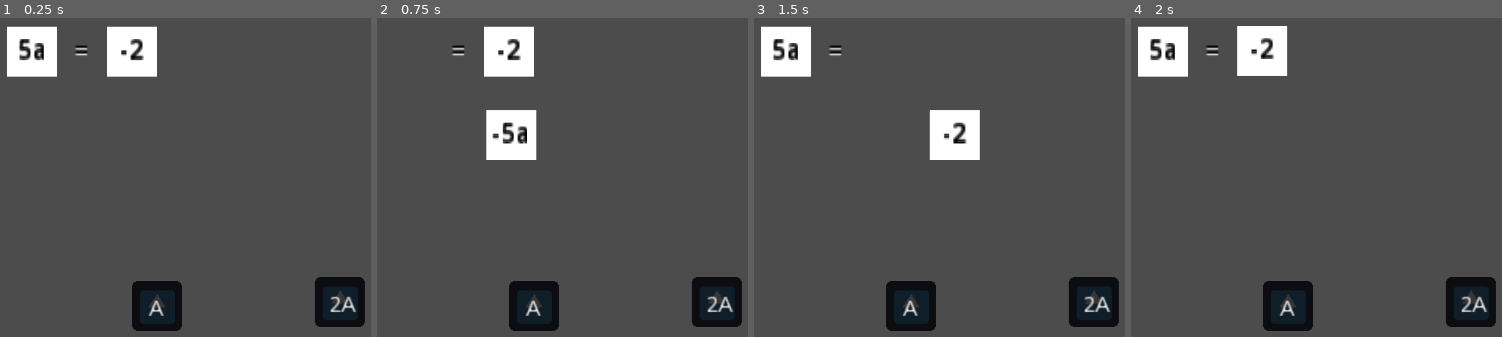
Above: before the commit, frames 1-4 (left to right).
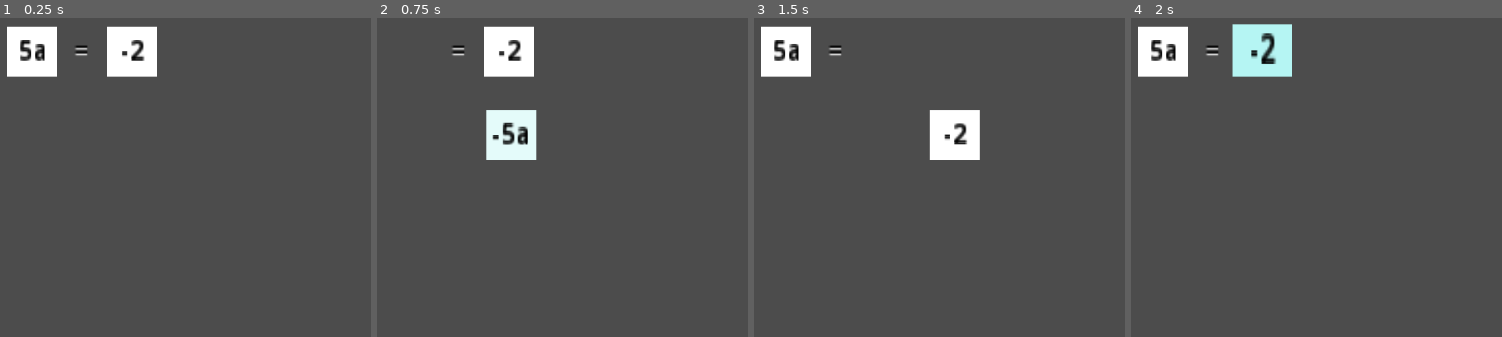
Above: after the commit, the same moments.

Repository: rayosdev/drag_and_drop
Game: Godot game, scene res://Main.tscn
Same seed, same stepped clock (60 frames per second), same inputs: the game is played once before the commit and once after it. Before the commit the project has no main scene; this scene is started directly in both runs. The engine's default icon, where the game draws it, is replaced by a stand-in: a white triangle on a blue panel in a dark square.
Inputs (mouse positions are in pixels of both pictures, inside the frame that each line leads up to):
- Up to frame 1 (0.25 s): no input
- Up to frame 2 (0.75 s): tap Enter at 0.5 s; drag from (410, 53) to (714, 301) at 0.52 s
- Up to frame 3 (1.5 s): drag from (887, 53) to (1091, 301) at 1.27 s
- Up to frame 4 (2 s): no input

The runs differ from the first frame. In frame 1, 4.4% of the frame differs, in the area x 5-99%, y 6-99%; in frame 2, 6.1%; in frame 3, 4.5%; in frame 4, 6.9%, in the area x 5-99%, y 1-99%.

Commit message:
with build

Diff:
--- a/Card.gd
+++ b/Card.gd
@@ -37,6 +37,7 @@
 		if(text[0] == "-"): text = text.substr(1)
 		else: text = "-" + text
 		$Label.text = text
+		$AnimationPlayer.play("sign_change")
 
 func _on_Area2D_area_entered(area: Area2D):
 	if(is_draged):
--- /dev/null
+++ b/Card.tscn
@@ -0,0 +1,132 @@
+[gd_scene load_steps=6 format=2]
+
+[ext_resource path="res://icon.png" type="Texture" id=1]
+[ext_resource path="res://Card.gd" type="Script" id=2]
+
+[sub_resource type="RectangleShape2D" id=1]
+extents = Vector2( 32, 31 )
+
+[sub_resource type="Animation" id=2]
+length = 0.001
+tracks/0/type = "value"
+tracks/0/path = NodePath("ColorRect:rect_scale")
+tracks/0/interp = 1
+tracks/0/loop_wrap = true
+tracks/0/imported = false
+tracks/0/enabled = true
+tracks/0/keys = {
+"times": PoolRealArray( 0 ),
+"transitions": PoolRealArray( 1 ),
+"update": 0,
+"values": [ Vector2( 1, 1 ) ]
+}
+tracks/1/type = "value"
+tracks/1/path = NodePath("Label:rect_scale")
+tracks/1/interp = 1
+tracks/1/loop_wrap = true
+tracks/1/imported = false
+tracks/1/enabled = true
+tracks/1/keys = {
+"times": PoolRealArray( 0 ),
+"transitions": PoolRealArray( 1 ),
+"update": 0,
+"values": [ Vector2( 2.44493, 2.44493 ) ]
+}
+tracks/2/type = "value"
+tracks/2/path = NodePath("ColorRect:color")
+tracks/2/interp = 1
+tracks/2/loop_wrap = true
+tracks/2/imported = false
+tracks/2/enabled = true
+tracks/2/keys = {
+"times": PoolRealArray( 0 ),
+"transitions": PoolRealArray( 1 ),
+"update": 0,
+"values": [ Color( 1, 1, 1, 1 ) ]
+}
+
+[sub_resource type="Animation" id=3]
+resource_name = "sign_change"
+length = 0.4
+tracks/0/type = "value"
+tracks/0/path = NodePath("ColorRect:rect_scale")
+tracks/0/interp = 1
+tracks/0/loop_wrap = true
+tracks/0/imported = false
+tracks/0/enabled = true
+tracks/0/keys = {
+"times": PoolRealArray( 0, 0.2, 0.4 ),
+"transitions": PoolRealArray( 3.605, 0.31864, 1 ),
+"update": 0,
+"values": [ Vector2( 1, 1 ), Vector2( 1.24733, 1.07402 ), Vector2( 1, 1 ) ]
+}
+tracks/1/type = "value"
+tracks/1/path = NodePath("Label:rect_scale")
+tracks/1/interp = 1
+tracks/1/loop_wrap = true
+tracks/1/imported = false
+tracks/1/enabled = true
+tracks/1/keys = {
+"times": PoolRealArray( 0, 0.2, 0.4 ),
+"transitions": PoolRealArray( 2.2974, 0.31864, 1 ),
+"update": 0,
+"values": [ Vector2( 2.44493, 2.44493 ), Vector2( 2.71079, 3.89814 ), Vector2( 2.44493, 2.44493 ) ]
+}
+tracks/2/type = "value"
+tracks/2/path = NodePath("ColorRect:color")
+tracks/2/interp = 1
+tracks/2/loop_wrap = true
+tracks/2/imported = false
+tracks/2/enabled = true
+tracks/2/keys = {
+"times": PoolRealArray( 0, 0.2, 0.4 ),
+"transitions": PoolRealArray( 1, 1, 1 ),
+"update": 0,
+"values": [ Color( 1, 1, 1, 1 ), Color( 0.686275, 0.960784, 0.94902, 1 ), Color( 1, 1, 1, 1 ) ]
+}
+
+[node name="Card" type="Sprite"]
+position = Vector2( 288, 97 )
+texture = ExtResource( 1 )
+script = ExtResource( 2 )
+__meta__ = {
+"_edit_group_": true
+}
+
+[node name="ColorRect" type="ColorRect" parent="."]
+margin_left = -32.0
+margin_top = -32.0
+margin_right = 32.0
+margin_bottom = 32.0
+rect_pivot_offset = Vector2( 32, 32 )
+mouse_filter = 2
+input_pass_on_modal_close_click = false
+
+[node name="Area2D" type="Area2D" parent="."]
+
+[node name="CollisionShape2D" type="CollisionShape2D" parent="Area2D"]
+shape = SubResource( 1 )
+
+[node name="Label" type="Label" parent="."]
+margin_left = -12.0
+margin_top = -10.0
+margin_right = 13.0
+margin_bottom = 11.0
+rect_scale = Vector2( 2.44493, 2.44493 )
+rect_pivot_offset = Vector2( 12.6793, 10.2252 )
+input_pass_on_modal_close_click = false
+custom_colors/font_color = Color( 0, 0, 0, 1 )
+custom_colors/font_color_shadow = Color( 0, 0, 0, 1 )
+custom_constants/shadow_offset_x = 0
+custom_constants/line_spacing = 0
+text = "5a"
+align = 1
+valign = 1
+
+[node name="AnimationPlayer" type="AnimationPlayer" parent="."]
+anims/RESET = SubResource( 2 )
+anims/sign_change = SubResource( 3 )
+
+[connection signal="area_entered" from="Area2D" to="." method="_on_Area2D_area_entered"]
+[connection signal="area_exited" from="Area2D" to="." method="_on_Area2D_area_exited"]
+[connection signal="input_event" from="Area2D" to="." method="_on_Area2D_input_event"]
--- a/Main.tscn
+++ b/Main.tscn
@@ -1,7 +1,7 @@
 [gd_scene load_steps=7 format=2]
 
 [ext_resource path="res://icon.png" type="Texture" id=1]
-[ext_resource path="res://Card.gd" type="Script" id=2]
+[ext_resource path="res://Card.tscn" type="PackedScene" id=2]
 [ext_resource path="res://Placment.tscn" type="PackedScene" id=3]
 
 [sub_resource type="GDScript" id=2]
@@ -83,91 +83,24 @@
 valign = 1
 
 [node name="Placment2" parent="." instance=ExtResource( 3 )]
+visible = false
 position = Vector2( 682, 418 )
 monitoring = false
 monitorable = false
 value = "2A"
 
 [node name="Placment" parent="." instance=ExtResource( 3 )]
+visible = false
 position = Vector2( 448, 423 )
 monitoring = false
 monitorable = false
 
-[node name="Card" type="Sprite" parent="."]
-position = Vector2( 288, 97 )
-texture = ExtResource( 1 )
-script = ExtResource( 2 )
-__meta__ = {
-"_edit_group_": true
-}
+[node name="Card" parent="." instance=ExtResource( 2 )]
 
-[node name="ColorRect" type="ColorRect" parent="Card"]
-margin_left = -32.0
-margin_top = -32.0
-margin_right = 32.0
-margin_bottom = 32.0
-mouse_filter = 2
-input_pass_on_modal_close_click = false
+[node name="Card2" parent="." instance=ExtResource( 2 )]
+position = Vector2( 416, 97 )
 
-[node name="Area2D" type="Area2D" parent="Card"]
+[node name="Label" parent="Card2" index="2"]
+text = "-2"
 
-[node name="CollisionShape2D" type="CollisionShape2D" parent="Card/Area2D"]
-shape = SubResource( 1 )
-
-[node name="Label" type="Label" parent="Card"]
-margin_left = -31.0
-margin_top = -26.0
-margin_right = -6.0
-margin_bottom = -5.0
-rect_scale = Vector2( 2.44493, 2.44493 )
-input_pass_on_modal_close_click = false
-custom_colors/font_color = Color( 0, 0, 0, 1 )
-custom_colors/font_color_shadow = Color( 0, 0, 0, 1 )
-custom_constants/shadow_offset_x = 0
-custom_constants/line_spacing = 0
-text = "5a"
-align = 1
-valign = 1
-
-[node name="Card2" type="Sprite" parent="."]
-position = Vector2( 416, 97 )
-texture = ExtResource( 1 )
-script = ExtResource( 2 )
-__meta__ = {
-"_edit_group_": true
-}
-
-[node name="ColorRect" type="ColorRect" parent="Card2"]
-margin_left = -32.0
-margin_top = -32.0
-margin_right = 32.0
-margin_bottom = 32.0
-mouse_filter = 2
-input_pass_on_modal_close_click = false
-
-[node name="Area2D" type="Area2D" parent="Card2"]
-
-[node name="CollisionShape2D" type="CollisionShape2D" parent="Card2/Area2D"]
-shape = SubResource( 1 )
-
-[node name="Label" type="Label" parent="Card2"]
-margin_left = -31.0
-margin_top = -26.0
-margin_right = -6.0
-margin_bottom = -5.0
-rect_scale = Vector2( 2.44493, 2.44493 )
-input_pass_on_modal_close_click = false
-custom_colors/font_color = Color( 0, 0, 0, 1 )
-custom_colors/font_color_shadow = Color( 0, 0, 0, 1 )
-custom_constants/shadow_offset_x = 0
-custom_constants/line_spacing = 0
-text = "-2"
-align = 1
-valign = 1
-
-[connection signal="area_entered" from="Card/Area2D" to="Card" method="_on_Area2D_area_entered"]
-[connection signal="area_exited" from="Card/Area2D" to="Card" method="_on_Area2D_area_exited"]
-[connection signal="input_event" from="Card/Area2D" to="Card" method="_on_Area2D_input_event"]
-[connection signal="area_entered" from="Card2/Area2D" to="Card2" method="_on_Area2D_area_entered"]
-[connection signal="area_exited" from="Card2/Area2D" to="Card2" method="_on_Area2D_area_exited"]
-[connection signal="input_event" from="Card2/Area2D" to="Card2" method="_on_Area2D_input_event"]
+[editable path="Card2"]
--- a/project.godot
+++ b/project.godot
@@ -11,6 +11,7 @@
 [application]
 
 config/name="drag_and_drop"
+run/main_scene="res://Main.tscn"
 config/icon="res://icon.png"
 
 [autoload]
Not shown, added: export_presets.cfg
Not shown, added: build/drag_and_drop.apple-touch-icon.png
Not shown, added: build/drag_and_drop.audio.worklet.js
Not shown, added: build/drag_and_drop.html
Not shown, added: build/drag_and_drop.icon.png
Not shown, added: build/drag_and_drop.js
Not shown, added: build/drag_and_drop.pck
Not shown, added: build/drag_and_drop.png
Not shown, added: build/drag_and_drop.wasm
